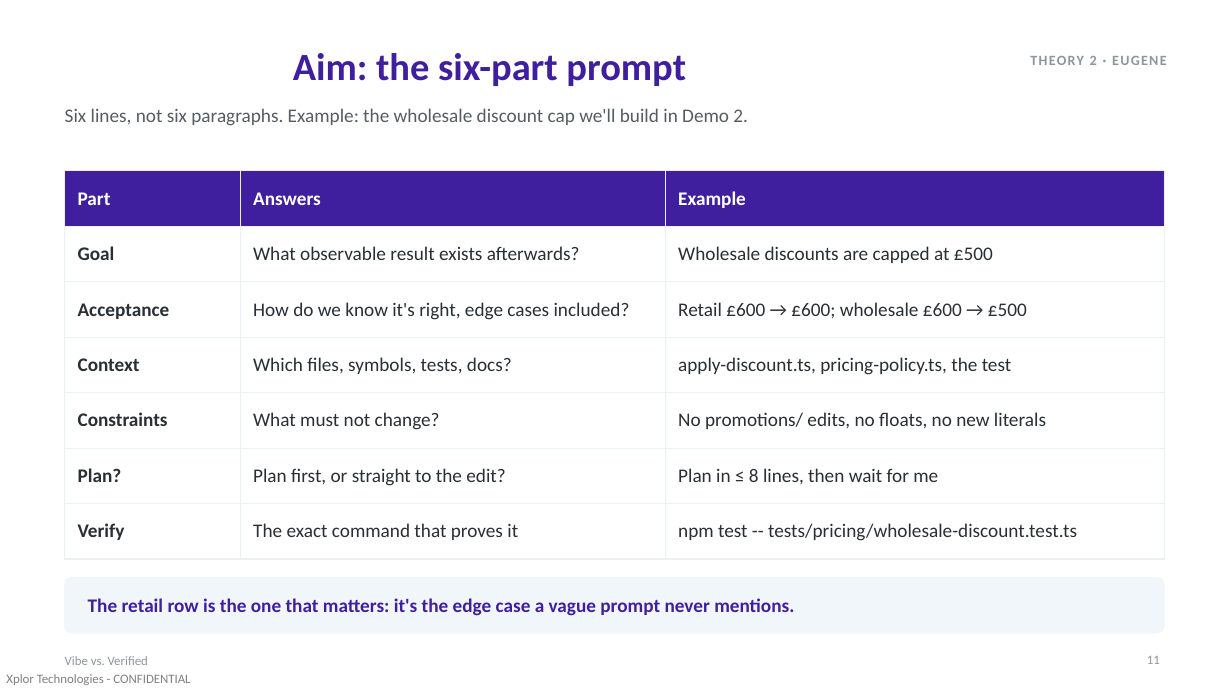
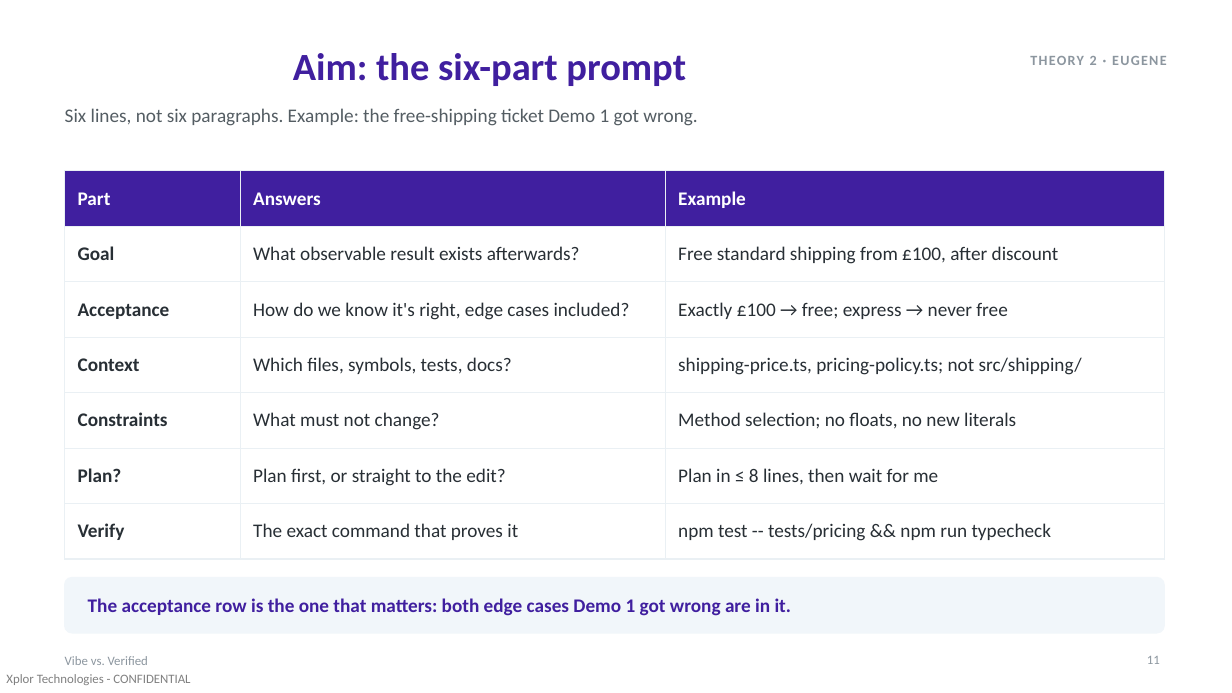
Before and after one commit to AdamMiddendorf/token-efficiency-demo, a slide deck: slide 11 of presentation/vibe-vs-verified.pptx. Drawn at 1232x693 pixels with LibreOffice and Linux fonts; fonts in the diff are those of the drawing. Boxes give left, top, right and bottom in pixels: in the first picture for what was removed or moved away, otherwise in the second. Text is boxed around its words. In the diff, an @@ line names an element or a change of style, - is before the commit and + after.

```diff
--- a/presentation/vibe-vs-verified.pptx
+++ b/presentation/vibe-vs-verified.pptx
@@ text at (65,108,697,126): text changed @@
-Six lines, not six paragraphs. Example: the wholesale discount cap we'll build in Demo 2.
+Six lines, not six paragraphs. Example: the free-shipping ticket Demo 1 got wrong.
@@ table at (65,171,1165,545) @@
-row 2, column 3: Wholesale discounts are capped at £500
+row 2, column 3: Free standard shipping from £100, after discount
-row 3, column 3: Retail £600 → £600; wholesale £600 → £500
+row 3, column 3: Exactly £100 → free; express → never free
-row 4, column 3: apply-discount.ts, pricing-policy.ts, the test
+row 4, column 3: shipping-price.ts, pricing-policy.ts; not src/shipping/
-row 5, column 3: No promotions/ edits, no floats, no new literals
+row 5, column 3: Method selection; no floats, no new literals
-row 7, column 3: npm test -- tests/pricing/wholesale-discount.test.ts
+row 7, column 3: npm test -- tests/pricing && npm run typecheck
@@ text at (88,598,792,616): text changed @@
-The retail row is the one that matters: it's the edge case a vague prompt never mentions.
+The acceptance row is the one that matters: both edge cases Demo 1 got wrong are in it.
```
Also in this commit, not shown: 8 other slides changed, 9 other files.
